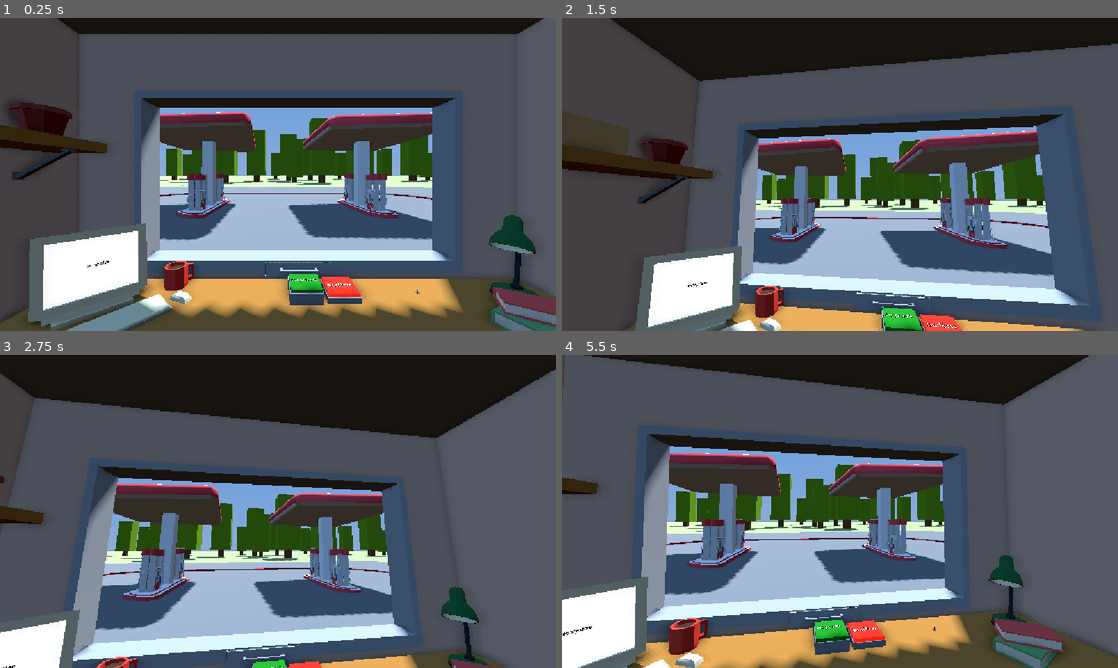
Above: before the commit, frames 1-4 (two rows, left to right).
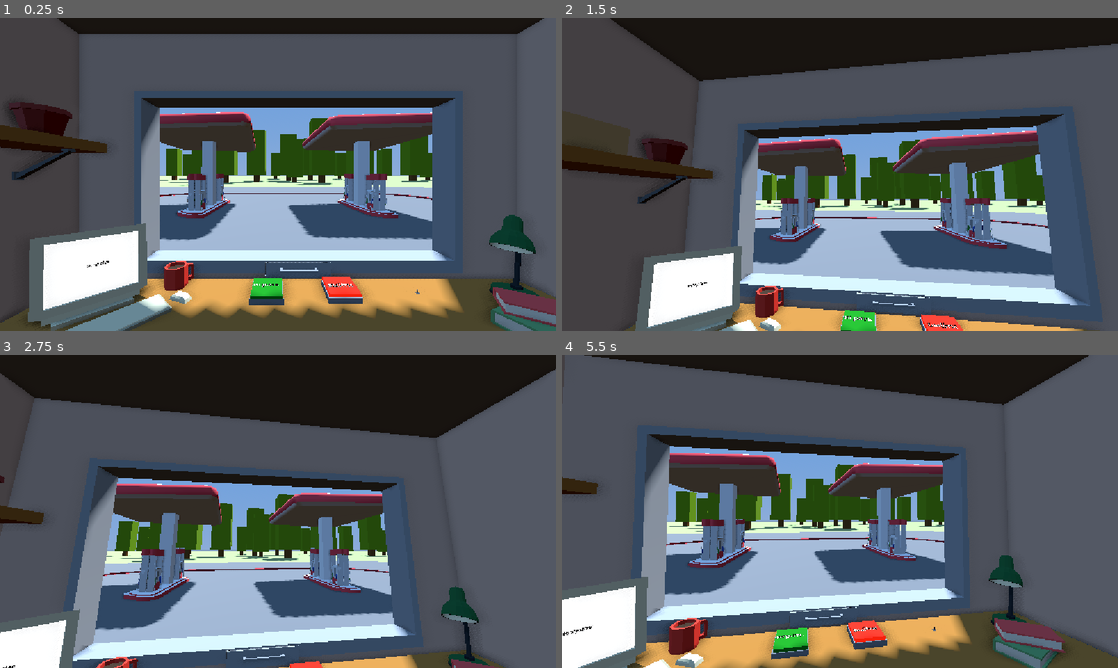
Above: after the commit, the same moments.

Repository: RolicsVin/AZS
Game: Godot game, scene res://scenes/menu.tscn
Same seed, same stepped clock (60 frames per second), same inputs: the game is played once before the commit and once after it.
Inputs (mouse positions are in pixels of both pictures, inside the frame that each line leads up to):
- Up to frame 1 (0.25 s): no input
- Up to frame 2 (1.5 s): tap Enter (ui_accept) at 0.5, 0.77 s; move the mouse to (962, 158) at 0.52 s; hold Right (ui_right) 0.53-1.28 s; click (962, 158) at 0.6 s; move the mouse to (728, 190) at 1.27 s; hold Down (ui_down) from 1.28 s (still down); click (728, 190) at 1.35 s
- Up to frame 3 (2.75 s): tap Enter (ui_accept) at 1.52 s; move the mouse to (333, 442) at 2.02 s; release Down (ui_down) at 2.03 s; hold Right (ui_right) from 2.03 s (still down); click (333, 442) at 2.1 s
- Up to frame 4 (5.5 s): move the mouse to (812, 574) at 2.77 s; release Right (ui_right) at 2.78 s; hold Up (ui_up) 2.78-3.53 s; click (812, 574) at 2.85 s; tap Enter (ui_accept) at 3.02, 3.77, 4.52 s; move the mouse to (1006, 558) at 3.52 s; hold Left (ui_left) 3.53-5.03 s; click (1006, 558) at 3.6 s; move the mouse to (673, 464) at 4.27 s; click (673, 464) at 4.35 s; move the mouse to (867, 511) at 5.02 s; hold Down (ui_down) from 5.03 s (still down); click (867, 511) at 5.1 s

The runs differ from the first frame. In frame 1, 1.3% of the frame differs, in the area x 43-66%, y 81-92%; in frame 2, 1.0%; in frame 3, 0.1%; in frame 4, 1.4%, in the area x 36-59%, y 84-98%.

Commit message:
Update menu5

Diff:
--- a/scenes/menu.tscn
+++ b/scenes/menu.tscn
@@ -108,7 +108,7 @@
 metadata/_custom_type_script = "uid://dx8dioudnth1k"
 
 [node name="Play" type="Area3D" parent="Buttons" unique_id=2074529677]
-transform = Transform3D(0.99999994, 0, 0, 0, 0.99999994, 1.2527808e-22, -1.0587912e-22, -1.7763567e-15, 0.99999994, 0.61865234, 1.2965312, -0.50231457)
+transform = Transform3D(0.9999995, -1.4210855e-14, -8.4703295e-22, 1.4210855e-14, 0.9999995, -2.842171e-14, -1.4823077e-21, -1.4210855e-14, 0.99999976, 0.6309891, 1.7546016, -0.5481532)
 script = ExtResource("2_mhnvy")
 metadata/_custom_type_script = "uid://bgmdgnweoav8o"
 
@@ -122,7 +122,7 @@
 shape = SubResource("BoxShape3D_mhnvy")
 
 [node name="MeshInstance3D" type="MeshInstance3D" parent="Buttons/Play" unique_id=2011412696]
-transform = Transform3D(1, 0, 0, 0, -4.371139e-08, -1, 0, 1, -4.371139e-08, 0, -0.009124041, 0.009124041)
+transform = Transform3D(1, 4.2351647e-22, 7.1054274e-15, 7.1054274e-15, -4.3711395e-08, -1, 1.0587912e-22, 1, -4.371139e-08, 0, -0.009124041, 0.009124041)
 mesh = SubResource("BoxMesh_4ytvr")
 surface_material_override/0 = SubResource("StandardMaterial3D_g3eks")
 
@@ -141,7 +141,7 @@
 shape = SubResource("BoxShape3D_mhnvy")
 
 [node name="Play3" type="Area3D" parent="Buttons" unique_id=1761434353]
-transform = Transform3D(0.9999999, 0, 0, 0, 0.9999999, 1.2527807e-22, -3.1763736e-22, -3.5527137e-15, 0.9999998, 0.63748693, 0.86390775, -0.5399496)
+transform = Transform3D(0.9999996, -1.0658141e-14, -4.2351647e-22, 1.0658141e-14, 0.9999996, -2.1316282e-14, -9.529121e-22, -1.2434498e-14, 0.99999976, 0.63748646, 0.8527533, -0.5399496)
 script = ExtResource("2_mhnvy")
 metadata/_custom_type_script = "uid://bgmdgnweoav8o"
 
